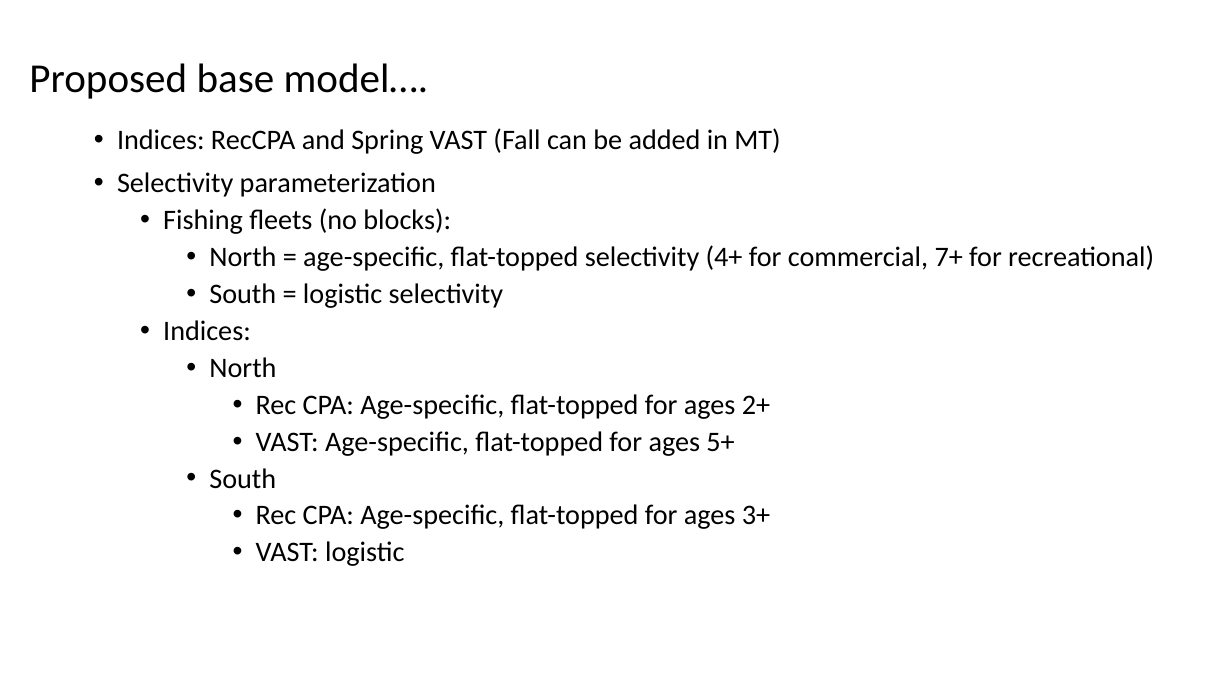
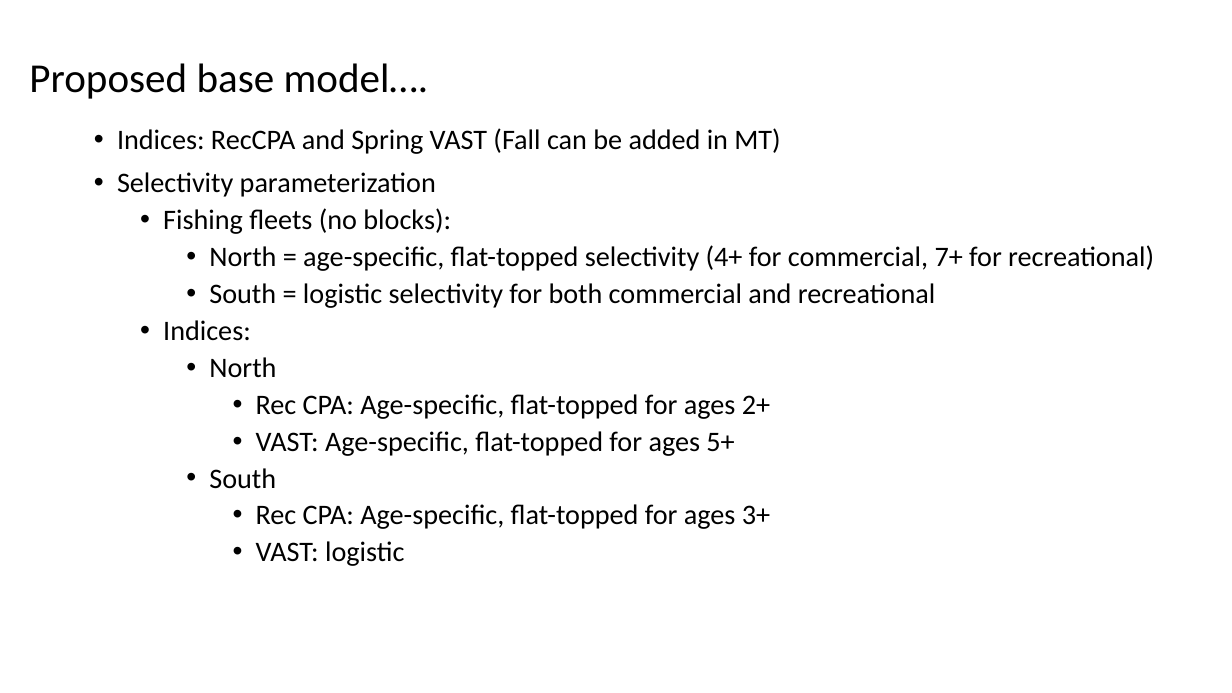
Before and after one commit to kcurti/BSB.2023.RT.Modeling, a slide deck: slide 2 of Presentations/WHAM_28Sept2023.pptx. Drawn at 1232x693 pixels with LibreOffice and Linux fonts; fonts in the diff are those of the drawing. Boxes give left, top, right and bottom in pixels: in the first picture for what was removed or moved away, otherwise in the second. Text is boxed around its words. In the diff, an @@ line names an element or a change of style, - is before the commit and + after.

```diff
--- a/Presentations/WHAM_28Sept2023.pptx
+++ b/Presentations/WHAM_28Sept2023.pptx
@@ text at (209,283,935,308): text changed @@
-    • South = logistic selectivity
+    • South = logistic selectivity for both commercial and recreational
```
Also in this commit, not shown: 3 other slides changed, 2 slides added.
